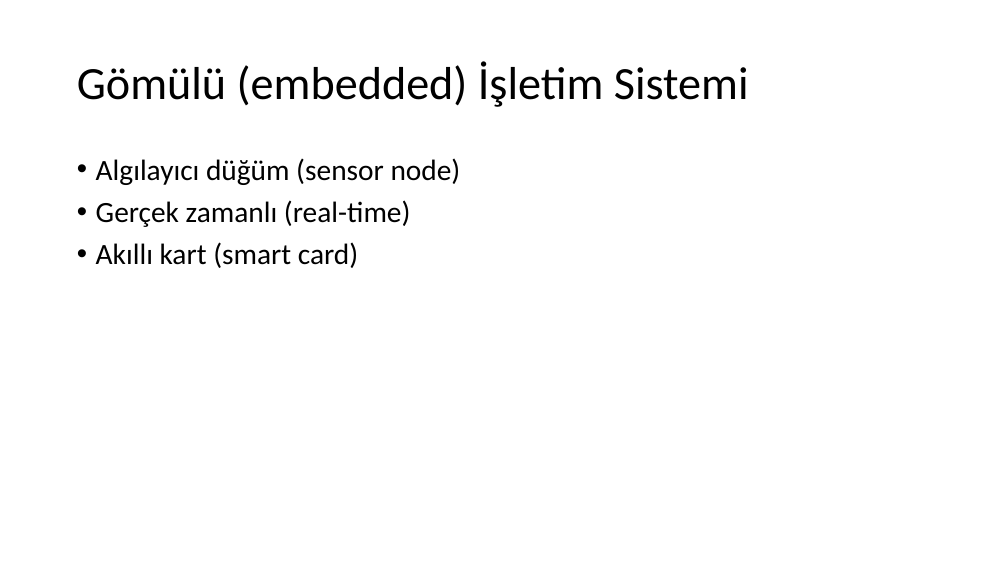
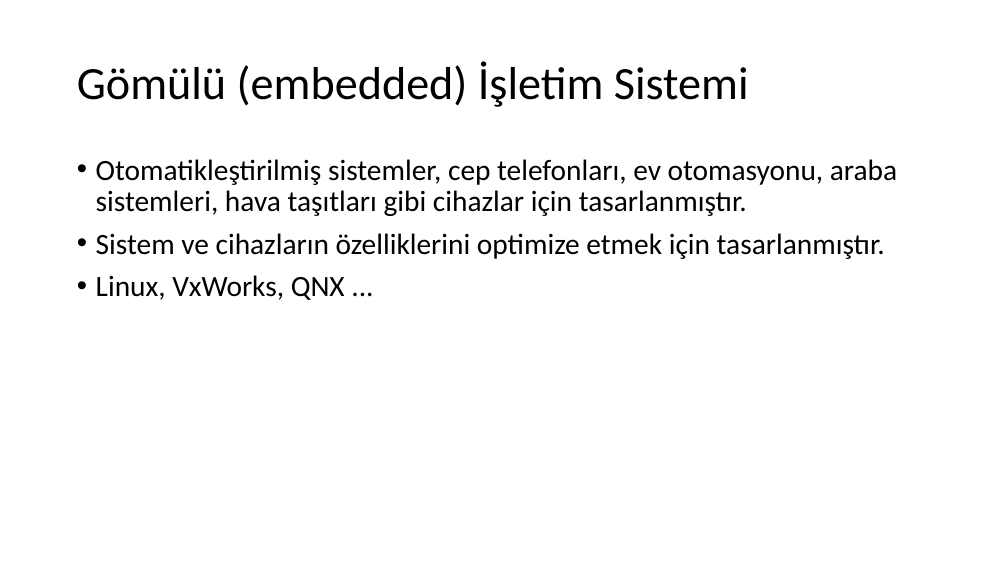
Before and after one commit to sercankulcu/sercankulcu.github.io, a slide deck: slide 53 of assets/teaching/os/1_Bolum_1_Giris.pptx (slide 52 before the commit). Drawn at 1008x567 pixels with LibreOffice and Linux fonts; fonts in the diff are those of the drawing. Boxes give left, top, right and bottom in pixels: in the first picture for what was removed or moved away, otherwise in the second. Text is boxed around its words. In the diff, an @@ line names an element or a change of style, - is before the commit and + after.

```diff
--- a/assets/teaching/os/1_Bolum_1_Giris.pptx
+++ b/assets/teaching/os/1_Bolum_1_Giris.pptx
@@ text at (x1=96, y1=159, x2=897, y2=300): text changed @@
-• Algılayıcı düğüm (sensor node)
-• Gerçek zamanlı (real-time)
-• Akıllı kart (smart card)
+• Otomatikleştirilmiş sistemler, cep telefonları, ev otomasyonu, araba sistemleri, hava taşıtları gibi cihazlar için tasarlanmıştır.
+• Sistem ve cihazların özelliklerini optimize etmek için tasarlanmıştır.
+• Linux, VxWorks, QNX ...
```
Also in this commit, not shown: 6 other slides changed, 3 slides added, 3 other files.
